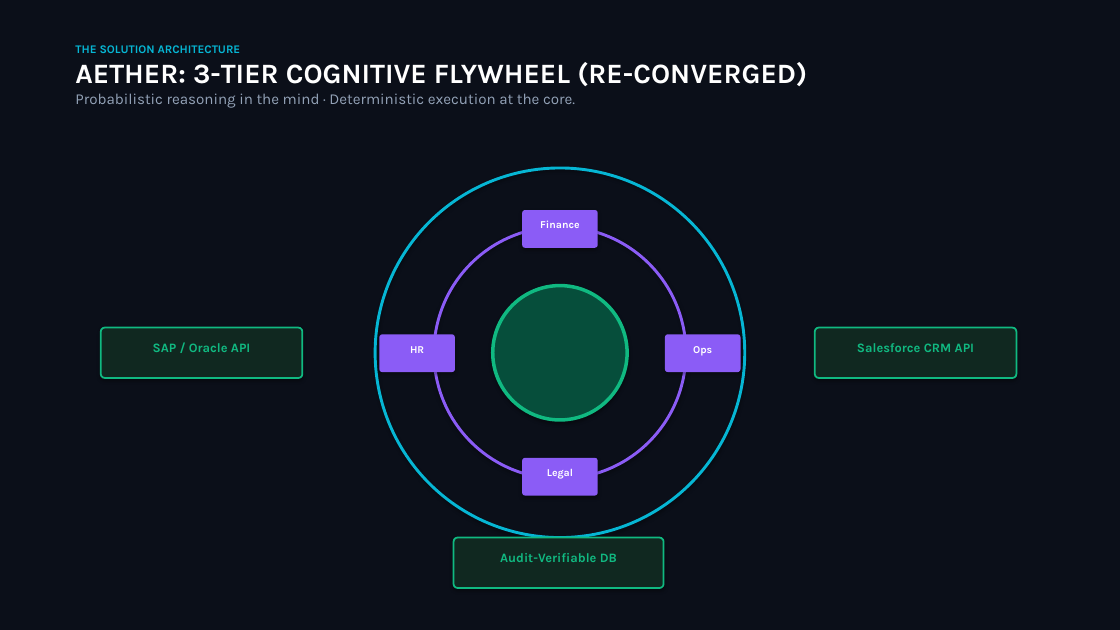
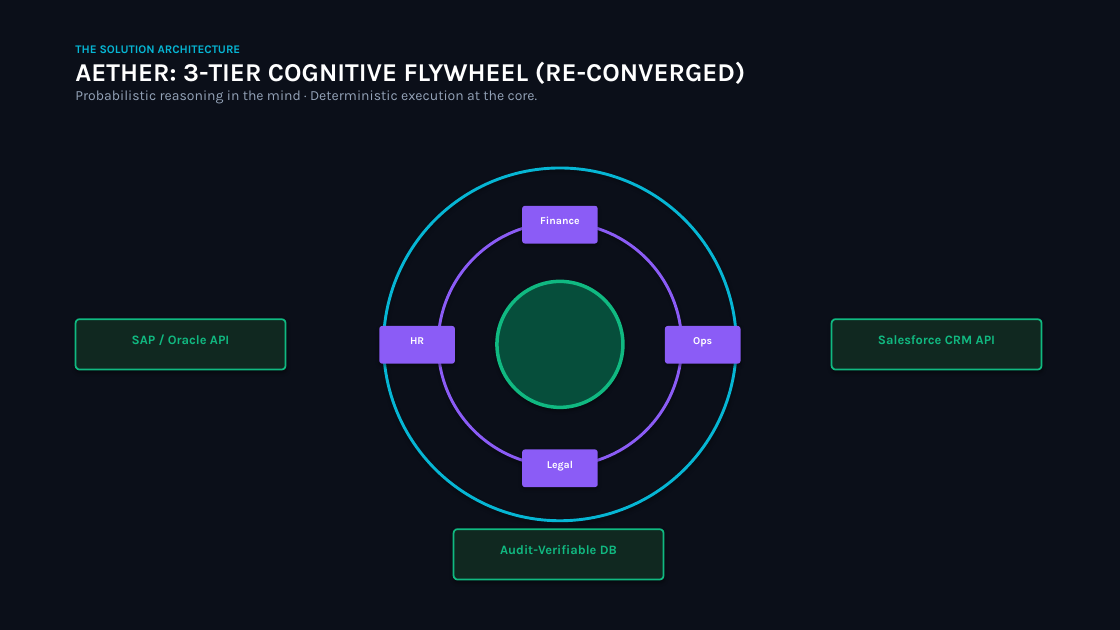
Before and after one commit to togcoder/skill-for-pptx, a slide deck: slide 4 of experiments/T081-20261105-antigravity-script-writer/artifacts/aether-series-a-pitch-deck.pptx. Drawn at 1120x630 pixels with LibreOffice and Linux fonts; fonts in the diff are those of the drawing. Boxes give left, top, right and bottom in pixels: in the first picture for what was removed or moved away, otherwise in the second. Text is boxed around its words. In the diff, an @@ line names an element or a change of style, - is before the commit and + after.

```diff
--- a/experiments/T081-20261105-antigravity-script-writer/artifacts/aether-series-a-pitch-deck.pptx
+++ b/experiments/T081-20261105-antigravity-script-writer/artifacts/aether-series-a-pitch-deck.pptx
@@ text at box(75, 62, 745, 104): size 24 to 22 pt in "AETHER: 3-TIER COGNITIVE FLYWHEEL (RE-CONVERGED)"; size 13 to 12 pt in "Probabilistic reasoning in the mind · Deterministic ..." @@
@@ rounded rectangle: place and size @@
-rounded rectangle at box(376, 168, 745, 538)
+rounded rectangle at box(384, 168, 737, 521)
@@ rounded rectangle: place and size @@
-rounded rectangle at box(523, 210, 598, 248)
+rounded rectangle at box(523, 206, 598, 244)
@@ rounded rectangle: place and size @@
-rounded rectangle at box(434, 227, 686, 479)
+rounded rectangle at box(439, 223, 682, 466)
@@ text "Finance": place and size @@
-text "Finance" at box(540, 220, 580, 228)
+text "Finance" at box(540, 216, 580, 224)
@@ rounded rectangle: place and size @@
-rounded rectangle at box(493, 286, 628, 420)
+rounded rectangle at box(497, 281, 623, 408)
@@ text "SAP / Oracle API": place and size @@
-text "SAP / Oracle API" at box(153, 343, 250, 352)
+text "SAP / Oracle API" at box(132, 335, 229, 344)
@@ rounded rectangle: place and size @@
-rounded rectangle at box(101, 328, 302, 378)
+rounded rectangle at box(76, 319, 286, 370)
@@ 4 texts, 4 rounded rectangles: place and size @@
-4 texts, 4 rounded rectangles at box(380, 334, 741, 588)
+4 texts, 4 rounded rectangles at box(380, 326, 741, 580)
@@ text "Salesforce CRM API": place and size @@
-text "Salesforce CRM API" at box(857, 343, 974, 352)
+text "Salesforce CRM API" at box(878, 335, 995, 344)
@@ rounded rectangle: place and size @@
-rounded rectangle at box(815, 328, 1017, 378)
+rounded rectangle at box(832, 319, 1042, 370)
```
Also in this commit, not shown: 8 other slides changed, 1 other file.
